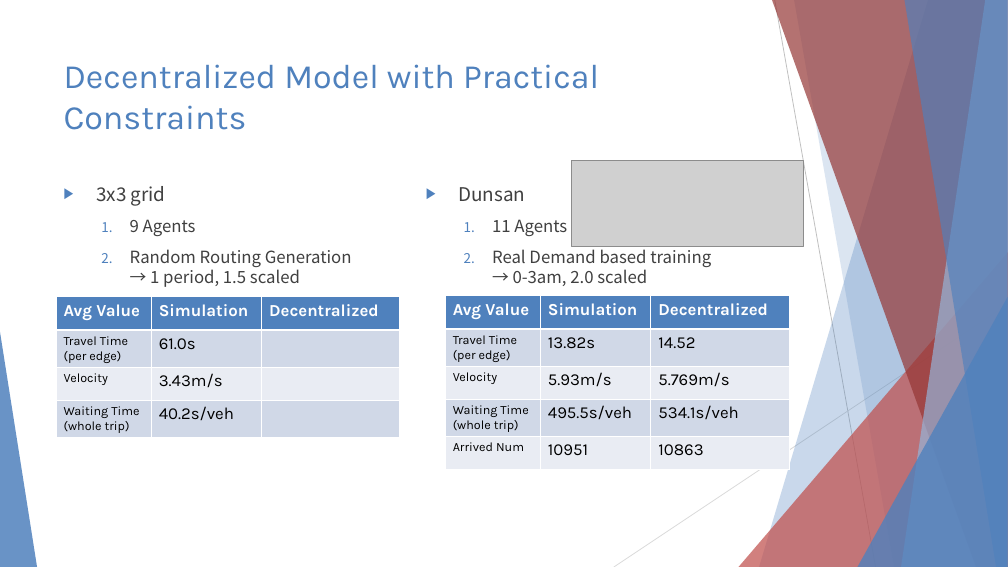
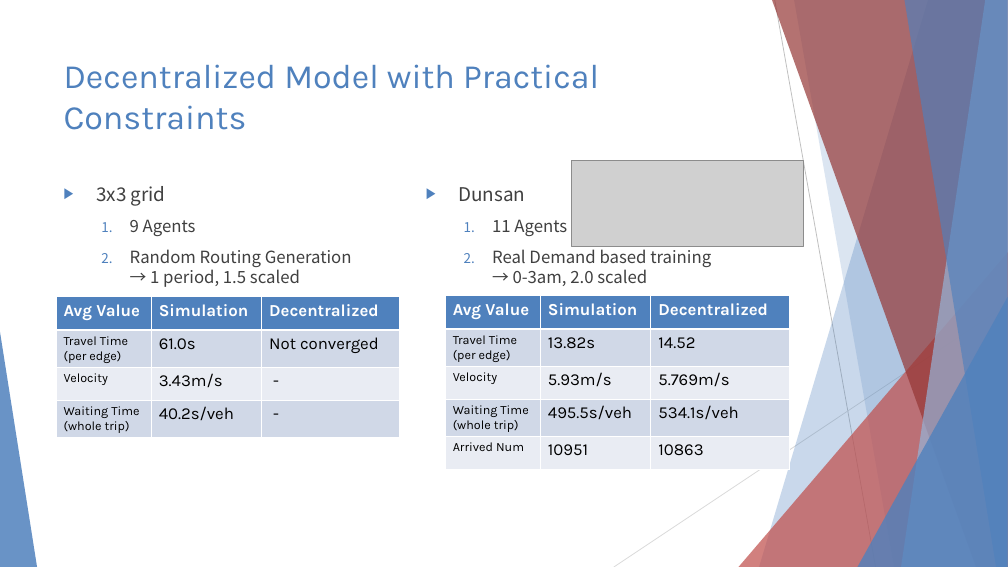
Before and after one commit to 3neutronstar/rl-constraints-traffic, a slide deck: slide 11 of Traffic Optimization Final Speech.pptx (slide 10 before the commit). Drawn at 1008x567 pixels with LibreOffice and Linux fonts; fonts in the diff are those of the drawing; grey boxes stand for pictures. Boxes give left, top, right and bottom in pixels: in the first picture for what was removed or moved away, otherwise in the second. Text is boxed around its words. In the diff, an @@ line names an element or a change of style, - is before the commit and + after.

```diff
--- a/Traffic Optimization Final Speech.pptx
+++ b/Traffic Optimization Final Speech.pptx
@@ table at (56, 297, 400, 439) @@
-row 2, column 3: 
+row 2, column 3: Not converged
-row 3, column 3: 
+row 3, column 3: -
-row 4, column 3: 
+row 4, column 3: -
```
Also in this commit, not shown: 7 other slides changed, 2 slides added, 1 slide removed, 5 other files.
